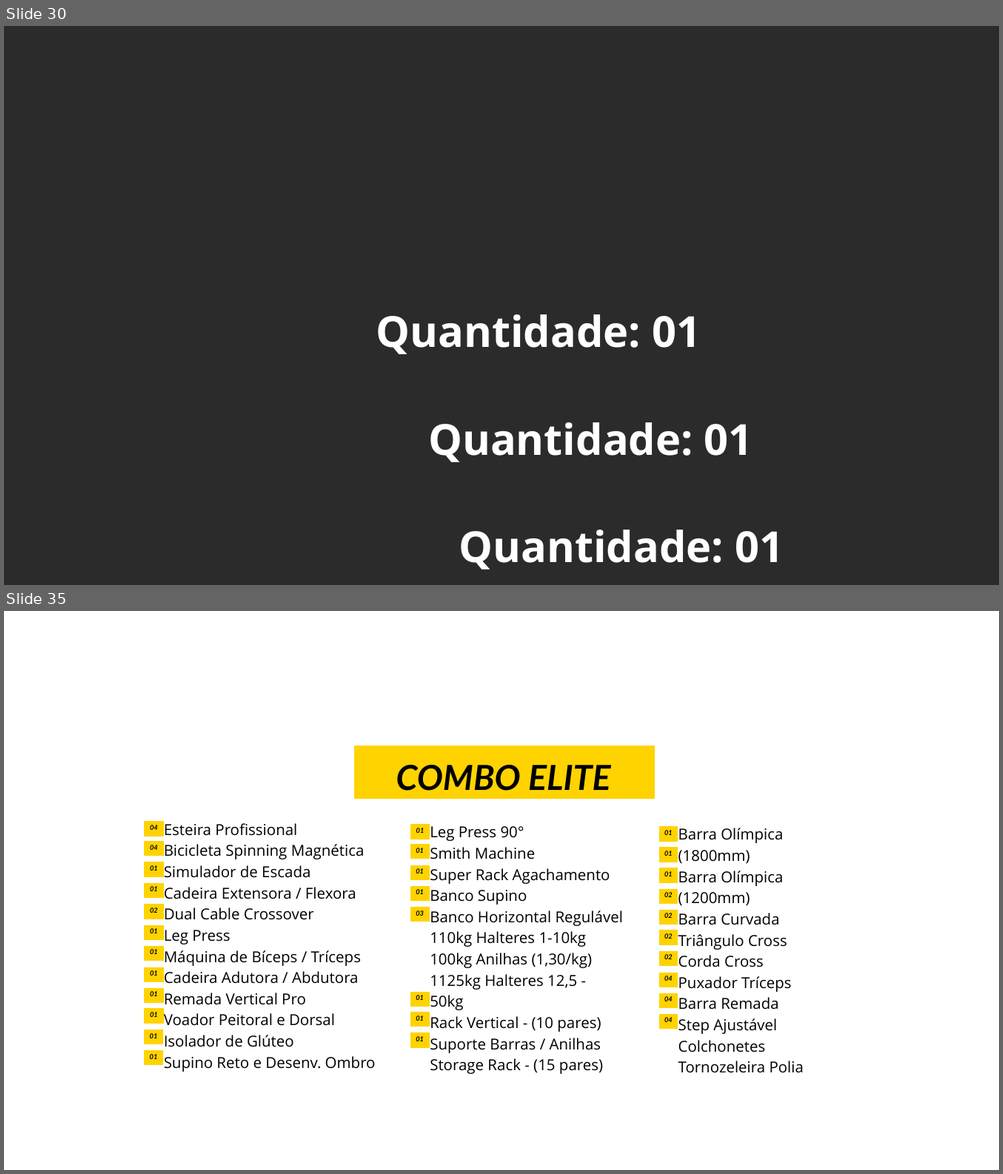
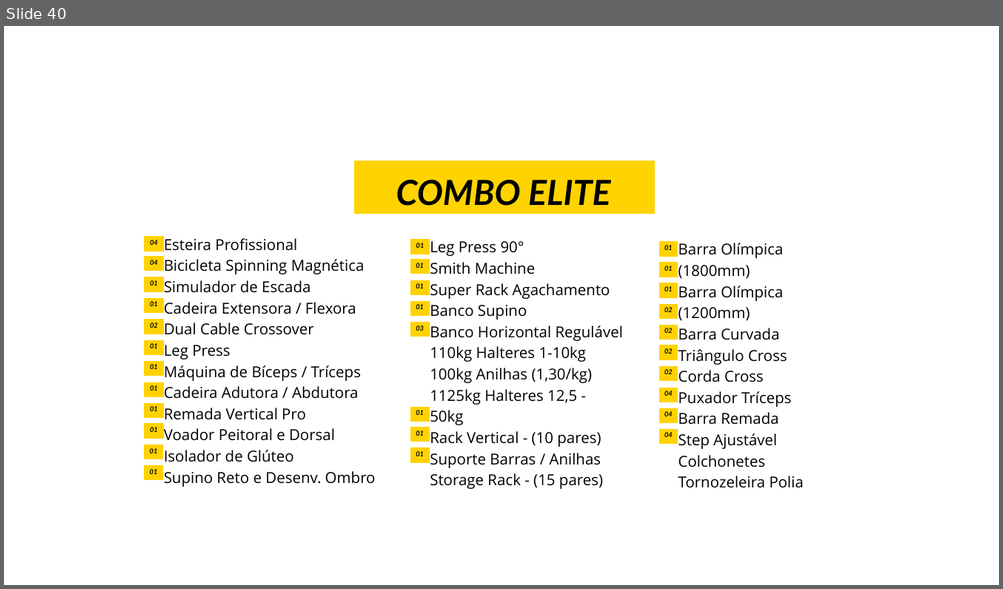
Before and after one commit to agencialumno/Site_duofitness, a slide deck: simulador_duofitness/templates/elite.pptx. Shown one above the other, each under a label of ours: slides 30 and 35 before the commit, slide 40 after it; the slides between them are not shown. The pictures are 1003x1174 and 1003x589 pixels, drawn with LibreOffice and Linux fonts; fonts in the diff are those of the drawing; background and template pictures are left out; a plain dark background stands for a picture behind light text. Boxes give left, top, right and bottom in pixels: in the first picture for what was removed or moved away, otherwise in the second. Text is boxed around its words. In the diff, an @@ line names an element or a change of style, - is before the commit and + after.

Commit message:
placeholders de equipamentos, promoção e recálculo dinâmico de parcela por edição de quantidade

```diff
--- a/simulador_duofitness/templates/elite.pptx
+++ b/simulador_duofitness/templates/elite.pptx
@@ slide 30 removed at (4,26,999,585), background picture (left out) @@
@@ text removed at (376,315,700,355) @@
-Quantidade: 01
@@ text removed at (428,423,753,463) @@
-Quantidade: 01
@@ text removed at (459,530,783,570) @@
-Quantidade: 01
@@ what was slide 35 is now slide 40 @@
```
Also in this commit, not shown: 28 slides added, 22 other slides removed, 5 other files.
